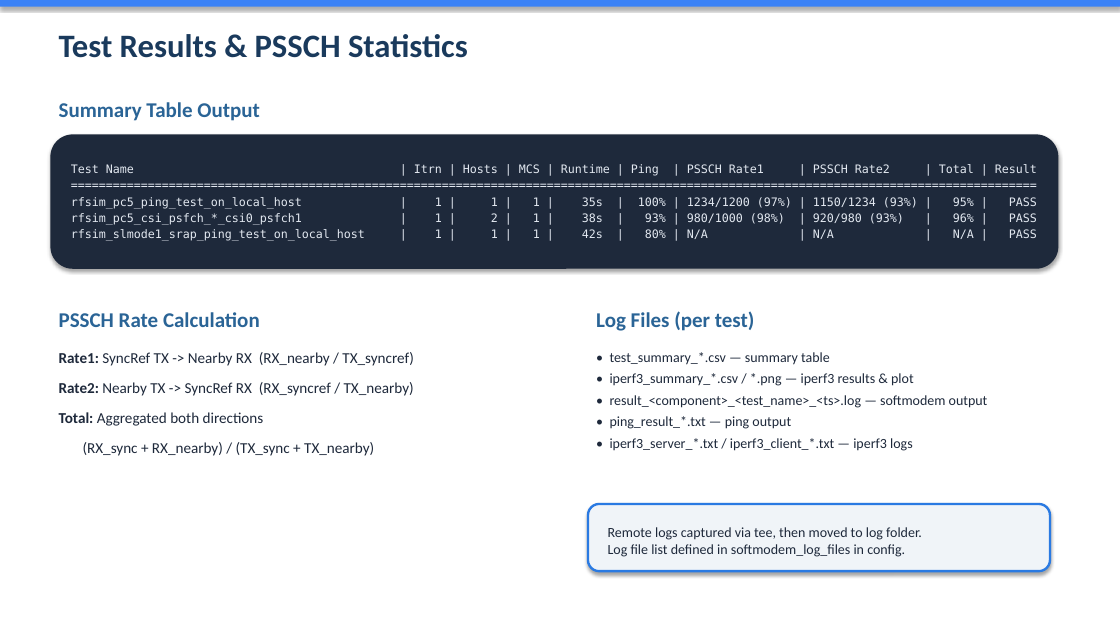
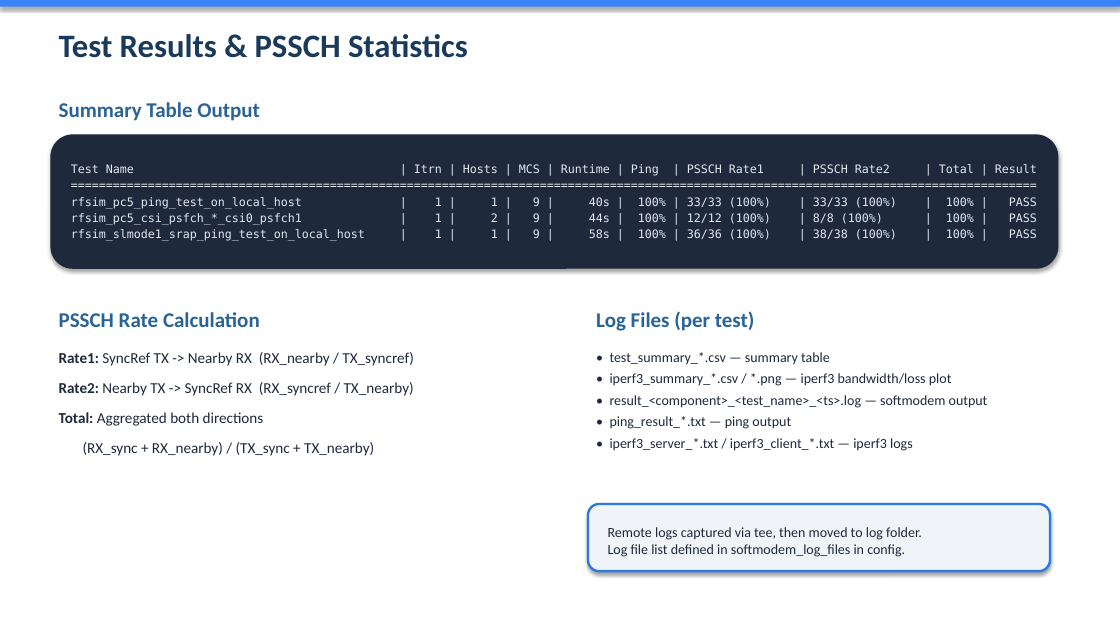
Before and after one commit to davidkimmy/openairinterface5g, a slide deck: slide 9 of doc/episys/test_script/overview_sl_test.pptx. Drawn at 1120x630 pixels with LibreOffice and Linux fonts; fonts in the diff are those of the drawing. Boxes give left, top, right and bottom in pixels: in the first picture for what was removed or moved away, otherwise in the second. Text is boxed around its words. In the diff, an @@ line names an element or a change of style, - is before the commit and + after.

Commit message:
Fixed PSSCH stat to clamp RX to paired TX in sidelink test script.

```diff
--- a/doc/episys/test_script/overview_sl_test.pptx
+++ b/doc/episys/test_script/overview_sl_test.pptx
@@ text in rounded rectangle at [71, 197, 1037, 241]: text changed @@
-rfsim_pc5_ping_test_on_local_host | 1 | 1 | 1 | 35s | 100% | 1234/1200 (97%) | 1150/1234 (93%) | 95% | PASS
-rfsim_pc5_csi_psfch_*_csi0_psfch1 | 1 | 2 | 1 | 38s | 93% | 980/1000 (98%) | 920/980 (93%) | 96% | PASS
-rfsim_slmode1_srap_ping_test_on_local_host | 1 | 1 | 1 | 42s | 80% | N/A | N/A | N/A | PASS
+rfsim_pc5_ping_test_on_local_host | 1 | 1 | 9 | 40s | 100% | 33/33 (100%) | 33/33 (100%) | 100% | PASS
+rfsim_pc5_csi_psfch_*_csi0_psfch1 | 1 | 2 | 9 | 44s | 100% | 12/12 (100%) | 8/8 (100%) | 100% | PASS
+rfsim_slmode1_srap_ping_test_on_local_host | 1 | 1 | 9 | 58s | 100% | 36/36 (100%) | 38/38 (100%) | 100% | PASS
@@ text at [610, 373, 952, 386]: text changed @@
-• iperf3_summary_*.csv / *.png — iperf3 results & plot
+• iperf3_summary_*.csv / *.png — iperf3 bandwidth/loss plot
```
Also in this commit, not shown: 5 other files.
